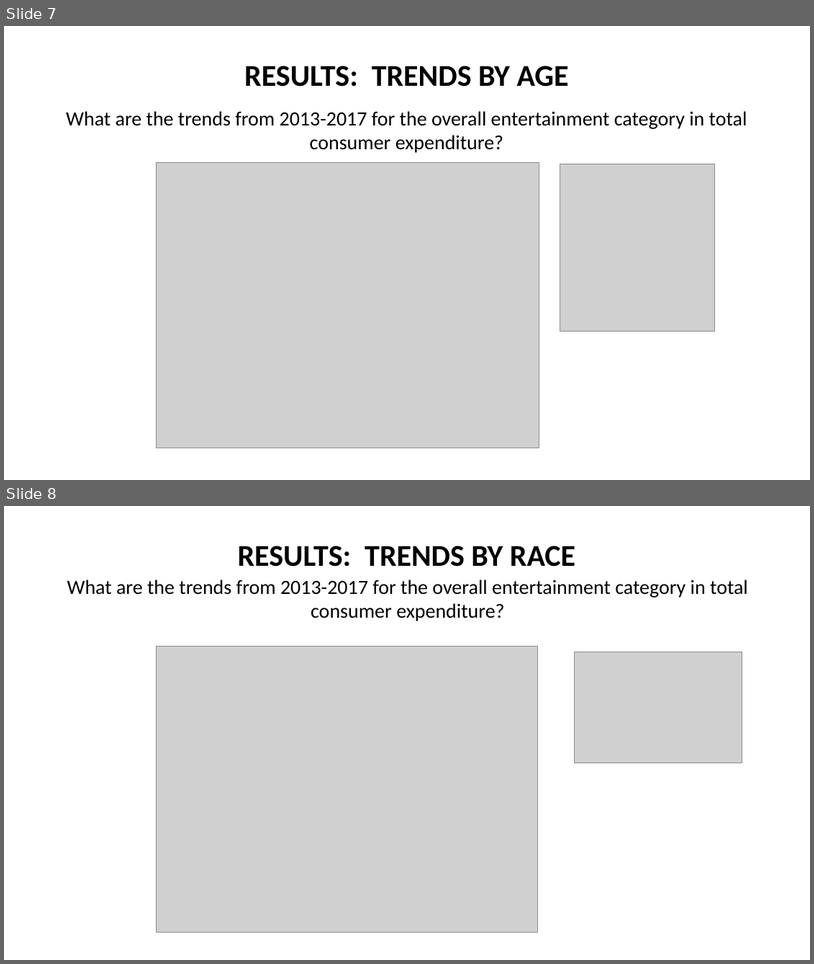
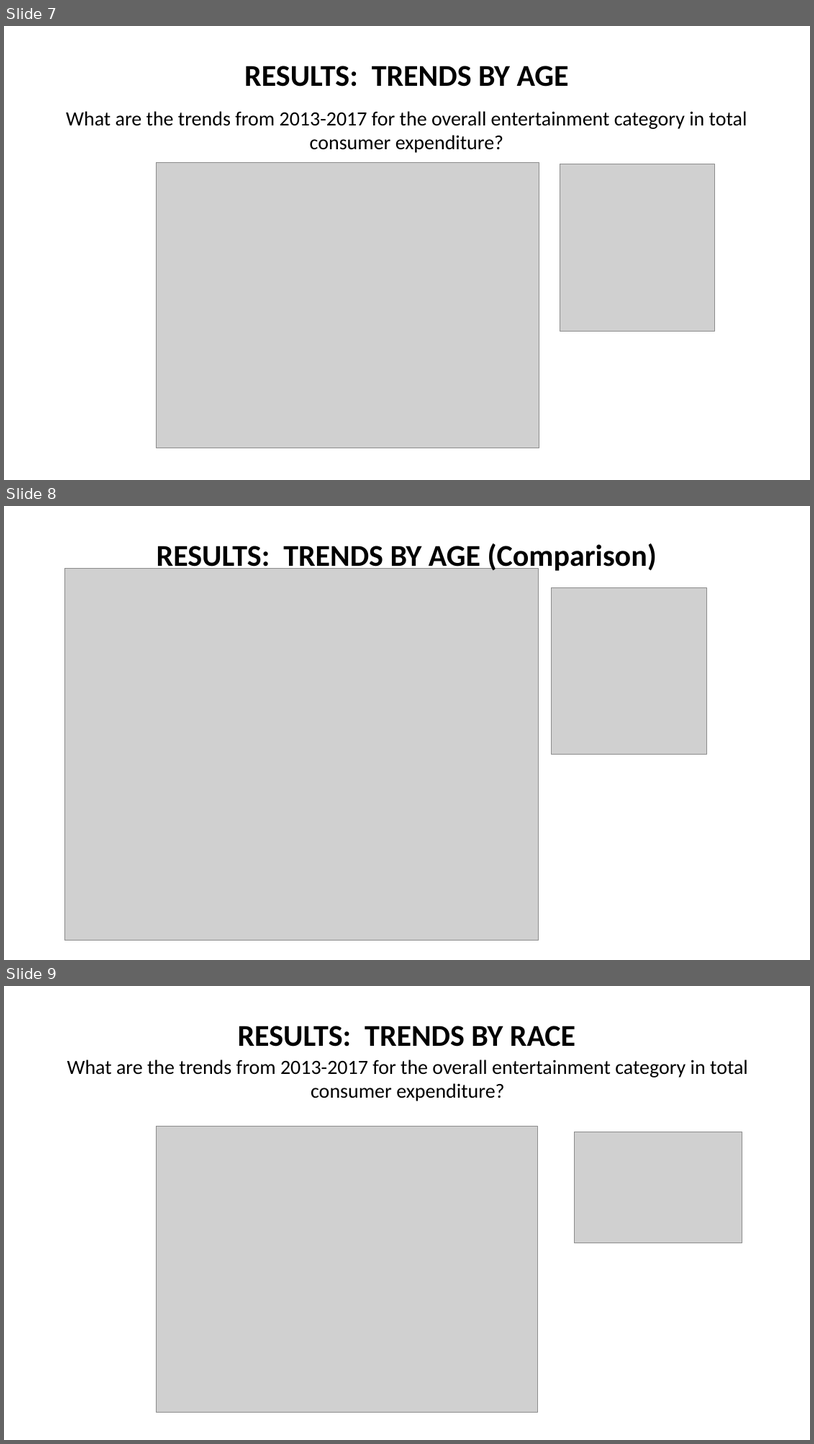
Before and after one commit to mosal2000/ConsumerSpending, a slide deck: Project 1 Presentationv4.pptx. Shown one above the other, each under a label of ours: slides 7 and 8 before the commit, slides 7, 8 and 9 after it. The pictures are 814x964 and 814x1444 pixels, drawn with LibreOffice and Linux fonts; fonts in the diff are those of the drawing; grey boxes stand for pictures; background and template pictures are left out. Boxes give left, top, right and bottom in pixels: in the first picture for what was removed or moved away, otherwise in the second. Text is boxed around its words. In the diff, an @@ line names an element or a change of style, - is before the commit and + after.

```diff
--- a/Project 1 Presentationv4.pptx
+++ b/Project 1 Presentationv4.pptx
@@ slide 8 added at <box>4,506,810,960</box>, background picture (left out) @@
@@ text added at <box>157,543,657,573</box>, 36 pt, text #000000, bold @@
+RESULTS: TRENDS BY AGE (Comparison)
@@ picture added at <box>64,569,539,939</box> @@
@@ picture added at <box>552,587,707,754</box> @@
@@ what was slide 8 is now slide 9 @@
```
Also in this commit, not shown: 2 slides changed, 2 other slides added, 11 other files.
